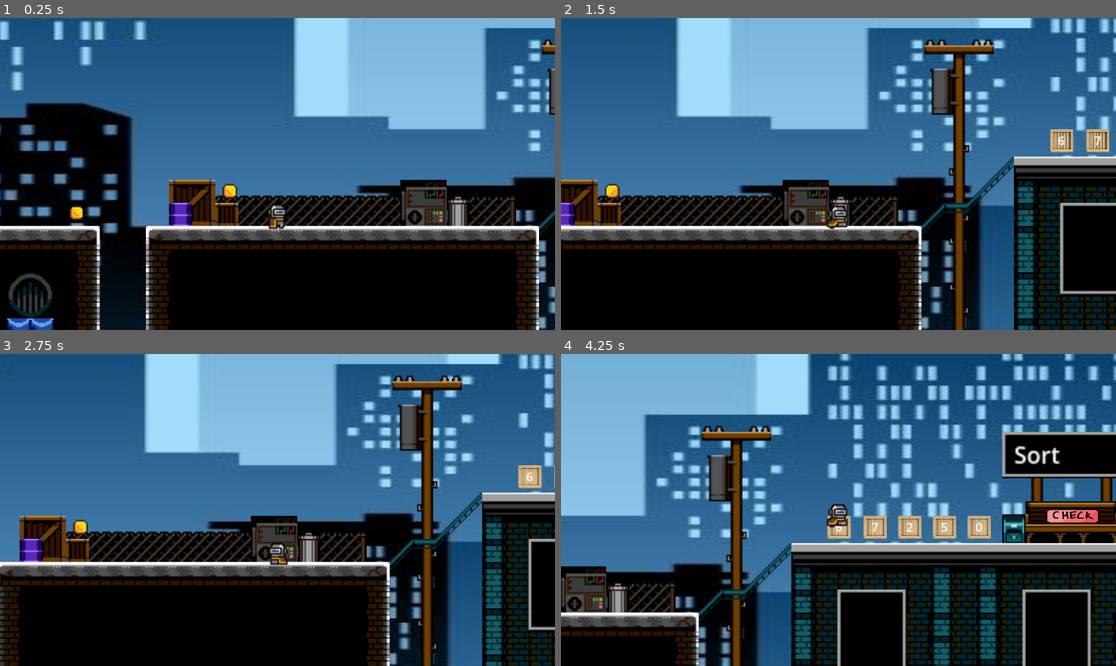
Above: before the commit, frames 1-4 (two rows, left to right).
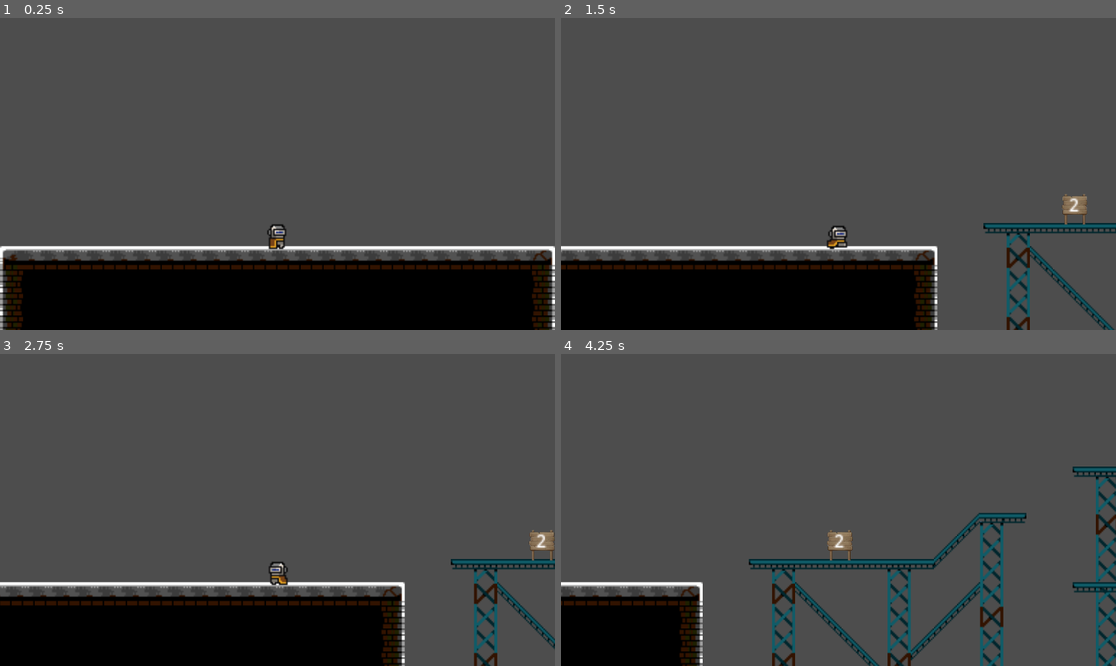
Above: after the commit, the same moments.

Repository: Natr1xon/puzzle_game
Game: Godot game, scene res://scenes/main/main.tscn
Two runs of this game, one before a commit and one after it. Both use one fixed random seed, a clock stepped at 60 frames per second and the inputs below.
Inputs:
- Up to frame 1 (0.25 s): no input
- Up to frame 2 (1.5 s): hold D (move_right) from 0.53 s (still down); tap E (interact) at 0.6, 1.35 s; tap Space (jump) at 0.77 s
- Up to frame 3 (2.75 s): tap Space (jump) at 1.52 s; release D (move_right) at 2.03 s; hold A (move_left) from 2.03 s (still down); tap E (interact) at 2.1 s
- Up to frame 4 (4.25 s): release A (move_left) at 2.78 s; hold D (move_right) from 2.78 s (still down); tap E (interact) at 2.85, 3.6 s; tap Space (jump) at 3.02, 3.77 s

The runs differ from the first frame. In frame 1, 80% of the frame differs, in the area x 0-100%, y 0-100%; in frame 2, 83%; in frame 3, 83%; in frame 4, 95%.

Commit message:
add sum value to graph level

Diff:
--- a/scenes/levels/level_01.tscn
+++ b/scenes/levels/level_01.tscn
@@ -1,11 +1,11 @@
 [gd_scene format=4 uid="uid://csaqxsulvx3u3"]
 
-[ext_resource type="Script" uid="uid://cbv8ucayt3g80" path="res://scripts/input_handler.gd" id="1_2djvx"]
+[ext_resource type="Script" uid="uid://cbv8ucayt3g80" path="res://scripts/level_01/input_handler_1.gd" id="1_2djvx"]
 [ext_resource type="PackedScene" uid="uid://d1n18f7d7hqr2" path="res://scenes/objects/coin.tscn" id="2_r72dd"]
-[ext_resource type="Script" uid="uid://bpi7jvc4hd0hl" path="res://scripts/level_logic.gd" id="2_uvc87"]
+[ext_resource type="Script" uid="uid://bpi7jvc4hd0hl" path="res://scripts/level_01/level_logic_1.gd" id="2_uvc87"]
 [ext_resource type="PackedScene" uid="uid://chs3ia44ls6on" path="res://scenes/objects/puzzle_object.tscn" id="3_qdh5e"]
 [ext_resource type="PackedScene" uid="uid://b617fba8fvuvo" path="res://scenes/player/player.tscn" id="4_uvc87"]
-[ext_resource type="Script" uid="uid://vhrikkdvirs3" path="res://scripts/check_button.gd" id="5_qdh5e"]
+[ext_resource type="Script" uid="uid://vhrikkdvirs3" path="res://scripts/level_01/check_button.gd" id="5_qdh5e"]
 [ext_resource type="Texture2D" uid="uid://8tnd84iqcm6f" path="res://assets/sprites/city/Assets_City.png" id="6_1ey3t"]
 [ext_resource type="Texture2D" uid="uid://7uq5jajupo7n" path="res://assets/sprites/button/button.png" id="6_50wog"]
 [ext_resource type="PackedScene" uid="uid://cf043gxy2xtfm" path="res://scenes/kill_zone.tscn" id="7_kfebt"]
@@ -431,9 +431,13 @@
 5:11/0 = 0
 4:11/0 = 0
 4:7/0 = 0
+4:7/0/physics_layer_0/polygon_0/points = PackedVector2Array(-8, -8, 8, -8, 8, -2.8263521, -8, -3.2374573)
+4:7/0/physics_layer_0/polygon_0/one_way = true
 4:8/0 = 0
 5:8/0 = 0
 5:7/0 = 0
+5:7/0/physics_layer_0/polygon_0/points = PackedVector2Array(-8, -8, 8, -8, 8, -2.8263521, -8, -3.2374573)
+5:7/0/physics_layer_0/polygon_0/one_way = true
 5:3/0 = 0
 5:4/0 = 0
 14:5/0 = 0
--- a/scenes/levels/level_02.tscn
+++ b/scenes/levels/level_02.tscn
@@ -1,11 +1,19 @@
 [gd_scene format=4 uid="uid://rhekrcx6c3sk"]
 
 [ext_resource type="PackedScene" uid="uid://cf043gxy2xtfm" path="res://scenes/kill_zone.tscn" id="2_3acmf"]
+[ext_resource type="Script" uid="uid://butwwa1httray" path="res://scripts/level_2/input_handler_2.gd" id="3_3acmf"]
+[ext_resource type="Script" uid="uid://dkeusvrfxyf0x" path="res://scripts/level_2/level_logic_2.gd" id="3_a3l5x"]
 [ext_resource type="Texture2D" uid="uid://8tnd84iqcm6f" path="res://assets/sprites/city/Assets_City.png" id="3_c5o3r"]
+[ext_resource type="Script" uid="uid://vhrikkdvirs3" path="res://scripts/level_01/check_button.gd" id="3_c6rld"]
 [ext_resource type="PackedScene" uid="uid://b617fba8fvuvo" path="res://scenes/player/player.tscn" id="3_yjjx0"]
+[ext_resource type="Texture2D" uid="uid://7uq5jajupo7n" path="res://assets/sprites/button/button.png" id="4_yklhy"]
+[ext_resource type="PackedScene" uid="uid://tycds1sjjvs5" path="res://scenes/objects/graph_node.tscn" id="7_ppbiy"]
 
 [sub_resource type="WorldBoundaryShape2D" id="WorldBoundaryShape2D_a3l5x"]
 distance = -45.0
+
+[sub_resource type="RectangleShape2D" id="RectangleShape2D_o4ql5"]
+size = Vector2(43, 20)
 
 [sub_resource type="TileSetAtlasSource" id="TileSetAtlasSource_c5o3r"]
 texture = ExtResource("3_c5o3r")
@@ -447,9 +455,79 @@
 [node name="Player" parent="." unique_id=1634076529 instance=ExtResource("3_yjjx0")]
 position = Vector2(0, -25)
 
+[node name="CheckButton" type="Node2D" parent="." unique_id=516063093]
+position = Vector2(1494, -182)
+script = ExtResource("3_c6rld")
+
+[node name="Sprite2D" type="Sprite2D" parent="CheckButton" unique_id=162455679]
+position = Vector2(-52, 102)
+scale = Vector2(0.11304346, 0.07968751)
+texture = ExtResource("4_yklhy")
+
+[node name="Area2D" type="Area2D" parent="CheckButton" unique_id=1195288178]
+position = Vector2(-37, 102)
+
+[node name="CollisionShape2D" type="CollisionShape2D" parent="CheckButton/Area2D" unique_id=519644301]
+position = Vector2(-15, -1)
+shape = SubResource("RectangleShape2D_o4ql5")
+
+[node name="NodeContainer" type="Node2D" parent="." unique_id=1502880504]
+position = Vector2(1494, -182)
+
+[node name="GraphNode" parent="NodeContainer" unique_id=944334433 node_paths=PackedStringArray("connected_nodes") instance=ExtResource("7_ppbiy")]
+light_mask = 2
+visibility_layer = 2
+position = Vector2(-1207, 157)
+node_value = 6
+connected_nodes = [NodePath("../GraphNode2"), NodePath("../GraphNode3")]
+
+[node name="GraphNode2" parent="NodeContainer" unique_id=685739583 node_paths=PackedStringArray("connected_nodes") instance=ExtResource("7_ppbiy")]
+position = Vector2(-989, 91)
+node_value = 6
+connected_nodes = [NodePath("../GraphNode4"), NodePath("../GraphNode5"), NodePath("../GraphNode6")]
+
+[node name="GraphNode3" parent="NodeContainer" unique_id=237013831 node_paths=PackedStringArray("connected_nodes") instance=ExtResource("7_ppbiy")]
+position = Vector2(-989, 174)
+node_value = 4
+connected_nodes = [NodePath("../GraphNode4"), NodePath("../GraphNode5"), NodePath("../GraphNode6")]
+
+[node name="GraphNode4" parent="NodeContainer" unique_id=629934482 node_paths=PackedStringArray("connected_nodes") instance=ExtResource("7_ppbiy")]
+position = Vector2(-860, 45)
+connected_nodes = [NodePath("../GraphNode7"), NodePath("../GraphNode8")]
+
+[node name="GraphNode5" parent="NodeContainer" unique_id=1897860538 node_paths=PackedStringArray("connected_nodes") instance=ExtResource("7_ppbiy")]
+position = Vector2(-814, 107)
+connected_nodes = [NodePath("../GraphNode7"), NodePath("../GraphNode8")]
+
+[node name="GraphNode6" parent="NodeContainer" unique_id=494715945 node_paths=PackedStringArray("connected_nodes") instance=ExtResource("7_ppbiy")]
+position = Vector2(-796, 171)
+connected_nodes = [NodePath("../GraphNode7"), NodePath("../GraphNode8")]
+
+[node name="GraphNode7" parent="NodeContainer" unique_id=205378113 node_paths=PackedStringArray("connected_nodes") instance=ExtResource("7_ppbiy")]
+position = Vector2(-630, 77)
+connected_nodes = [NodePath("../GraphNode9"), NodePath("../GraphNode10"), NodePath("../GraphNode11"), NodePath("../GraphNode12")]
+
+[node name="GraphNode8" parent="NodeContainer" unique_id=121794748 node_paths=PackedStringArray("connected_nodes") instance=ExtResource("7_ppbiy")]
+position = Vector2(-627, 142)
+connected_nodes = [NodePath("../GraphNode9"), NodePath("../GraphNode10"), NodePath("../GraphNode11"), NodePath("../GraphNode12")]
+
+[node name="GraphNode9" parent="NodeContainer" unique_id=1289018096 instance=ExtResource("7_ppbiy")]
+position = Vector2(-305, -21)
+
+[node name="GraphNode10" parent="NodeContainer" unique_id=1725450669 instance=ExtResource("7_ppbiy")]
+position = Vector2(-447, 45)
+
+[node name="GraphNode11" parent="NodeContainer" unique_id=1822634956 instance=ExtResource("7_ppbiy")]
+position = Vector2(-462, 107)
+
+[node name="GraphNode12" parent="NodeContainer" unique_id=167041425 instance=ExtResource("7_ppbiy")]
+position = Vector2(-344, 174)
+
 [node name="LevelLogic" type="Node2D" parent="." unique_id=1163777651]
+script = ExtResource("3_a3l5x")
 
 [node name="InputHandler" type="Node2D" parent="." unique_id=1364261457]
+script = ExtResource("3_3acmf")
 
 [node name="Background" type="TileMapLayer" parent="." unique_id=656803696]
 z_index = -1
--- /dev/null
+++ b/scenes/objects/graph_node.tscn
@@ -0,0 +1,26 @@
+[gd_scene format=3 uid="uid://tycds1sjjvs5"]
+
+[ext_resource type="Script" uid="uid://bn2lemyhfth65" path="res://scripts/level_2/graph_node.gd" id="1_mcw87"]
+[ext_resource type="Texture2D" uid="uid://buvj0jioatrwi" path="res://assets/sprites/sign/sign.png" id="2_n33py"]
+
+[sub_resource type="RectangleShape2D" id="RectangleShape2D_atdyy"]
+
+[node name="GraphNode" type="Area2D" unique_id=944334433]
+script = ExtResource("1_mcw87")
+
+[node name="CollisionShape2D" type="CollisionShape2D" parent="." unique_id=1037403798]
+shape = SubResource("RectangleShape2D_atdyy")
+
+[node name="Sprite2D" type="Sprite2D" parent="." unique_id=1808188673]
+position = Vector2(0, -1.0000002)
+scale = Vector2(0.03203125, 0.043068174)
+texture = ExtResource("2_n33py")
+
+[node name="ValueLabel" type="Label" parent="." unique_id=2127719337]
+offset_left = -5.0
+offset_top = -12.0
+offset_right = 5.0
+offset_bottom = 11.0
+theme_override_font_sizes/font_size = 12
+text = "1"
+horizontal_alignment = 1
--- a/scenes/objects/puzzle_object.tscn
+++ b/scenes/objects/puzzle_object.tscn
@@ -1,6 +1,6 @@
 [gd_scene format=3 uid="uid://chs3ia44ls6on"]
 
-[ext_resource type="Script" uid="uid://cfdptn85m3ue8" path="res://scripts/puzzle_object.gd" id="1_072mk"]
+[ext_resource type="Script" uid="uid://cfdptn85m3ue8" path="res://scripts/level_01/puzzle_object.gd" id="1_072mk"]
 [ext_resource type="Texture2D" uid="uid://di4flk0bjrp18" path="res://assets/sprites/puzzle_box/box.jpg" id="2_tvsyx"]
 
 [sub_resource type="RectangleShape2D" id="RectangleShape2D_072mk"]
--- a/scenes/player/player.tscn
+++ b/scenes/player/player.tscn
@@ -176,7 +176,7 @@
 
 [node name="Player" type="CharacterBody2D" unique_id=1634076529]
 z_index = 5
-collision_layer = 2
+collision_layer = 3
 collision_mask = 3
 script = ExtResource("1_g2els")
 
--- a/scripts/check_button.gd
+++ b/scripts/level_01/check_button.gd
@@ -9,4 +9,4 @@
 	scale = Vector2(1, 1)
 
 	var result = get_node("../LevelLogic").check_win()
-	get_node("../LevelLogic").check_answer(result)
+	#get_node("../LevelLogic").check_answer(result)
--- a/scripts/level_logic.gd
+++ b/scripts/level_01/level_logic_1.gd
@@ -13,9 +13,13 @@
 		if child.has_method("set_value"):
 			child.set_value(rng.randi_range(0, 9))
 
-func _on_button_pressed():
-	var result = check_win()
-	check_answer(result)
+	#var result = get_node("../LevelLogic").check_win()
+	#get_node("../LevelLogic").check_answer(result)
+
+#func _on_button_pressed():
+	#print("Lol")
+	#var result = check_win()
+	#check_answer(result)
 
 func get_objects():
 	var result = []
--- /dev/null
+++ b/scripts/level_2/graph_node.gd
@@ -0,0 +1,35 @@
+extends Area2D
+
+@export var node_name: String = "Node"
+@export var node_value: int = 0
+@export var connected_nodes: Array[Node] = []  # соседние узлы
+
+@onready var sprite: Sprite2D = $Sprite2D
+@onready var value_label: Label = $ValueLabel
+
+@export var min_value: int = 1
+@export var max_value: int = 10
+
+signal player_entered(node)
+
+func _ready():
+	node_value = randi_range(min_value, max_value)
+
+	update_display()
+	add_to_group("travel_nodes")
+	body_entered.connect(_on_body_entered)
+
+func update_display():
+	if value_label:
+		value_label.text = str(node_value)
+
+func _on_body_entered(body):
+	if body.name == "Player":
+		player_entered.emit(self)
+
+func get_connections() -> Array:
+	return connected_nodes
+
+func add_value(amount: int):
+	node_value += amount
+	update_display()
--- /dev/null
+++ b/scripts/level_2/input_handler_2.gd
@@ -0,0 +1,11 @@
+extends Node2D
+
+
+# Called when the node enters the scene tree for the first time.
+func _ready() -> void:
+	pass # Replace with function body.
+
+
+# Called every frame. 'delta' is the elapsed time since the previous frame.
+func _process(delta: float) -> void:
+	pass
--- /dev/null
+++ b/scripts/level_2/level_logic_2.gd
@@ -0,0 +1,147 @@
+# Scripts/GraphManager.gd
+extends Node
+
+var current_node = null
+var all_nodes = []
+var total_value: int = 0
+var player_path: Array = []
+
+signal node_reached(node)
+signal travel_failed(reason)
+
+func _ready():
+	randomize()
+	await get_tree().process_frame
+	find_all_nodes()
+
+	for node in all_nodes:
+		if node.has_signal("player_entered"):
+			node.player_entered.connect(_on_player_reached_node)
+
+func find_all_nodes():
+	all_nodes = get_tree().get_nodes_in_group("travel_nodes")
+	print("Найдено узлов: ", all_nodes.size())
+
+func _on_player_reached_node(node):
+	print("🚶 Игрок достиг узла: ", node.node_name)
+
+	var old_node = current_node
+	current_node = node
+
+	# Проверяем переход
+	if old_node and not can_travel(old_node, node):
+		print("❌ Переход невозможен!")
+		current_node = old_node
+		travel_failed.emit("Путь закрыт")
+		return
+
+	# 👉 ДОБАВЛЯЕМ В СУММУ
+	total_value += node.node_value
+	player_path.append(node)
+
+	node_reached.emit(node)
+	print("✅ Текущий узел: ", node.node_name,
+		" (значение: ", node.node_value,
+		") | Общая сумма: ", total_value)
+
+func can_travel(from_node, to_node) -> bool:
+	# Можно перейти только если узлы связаны
+	if from_node == null:
+		return true  # первый узел
+
+	var is_connected = to_node in from_node.connected_nodes
+	if not is_connected:
+		print("⚠️ Узлы ", from_node.node_name, " и ", to_node.node_name, " не связаны!")
+		return false
+
+	# Дополнительные условия (например, нужно иметь определённую сумму)
+	# if from_node.node_value < 5:
+	#     print("⚠️ Нужно набрать 5 очков!")
+	#     return false
+
+	return true
+
+func get_total_value() -> int:
+	return total_value
+
+func reset_total():
+	total_value = 0
+
+func get_current_value() -> int:
+	return current_node.node_value if current_node else 0
+
+func add_to_current_value(amount: int):
+	if current_node:
+		current_node.add_value(amount)
+
+func find_shortest_path(start_node, end_node):
+	var distances = {}
+	var previous = {}
+	var unvisited = []
+
+	# Инициализация
+	for node in all_nodes:
+		distances[node] = INF
+		previous[node] = null
+		unvisited.append(node)
+
+	distances[start_node] = 0
+
+	while unvisited.size() > 0:
+		# Находим узел с минимальной дистанцией
+		var current = unvisited[0]
+		for node in unvisited:
+			if distances[node] < distances[current]:
+				current = node
+
+		# Если дошли до цели — выходим
+		if current == end_node:
+			break
+
+		unvisited.erase(current)
+
+		# Проверяем соседей
+		for neighbor in current.connected_nodes:
+			var new_dist = distances[current] + neighbor.node_value
+
+			if new_dist < distances[neighbor]:
+				distances[neighbor] = new_dist
+				previous[neighbor] = current
+
+	# Восстанавливаем путь
+	var path = []
+	var current = end_node
+
+	while current != null:
+		path.insert(0, current)
+		current = previous[current]
+
+	return path
+
+func calculate_path_cost(path: Array) -> int:
+	var sum = 0
+	for node in path:
+		sum += node.node_value
+	return sum
+
+func compare_with_optimal(start_node, end_node):
+	var optimal_path = find_shortest_path(start_node, end_node)
+
+	var player_cost = calculate_path_cost(player_path)
+	var optimal_cost = calculate_path_cost(optimal_path)
+
+	print("🧍 Путь игрока: ", player_cost)
+	print("🤖 Кратчайший путь: ", optimal_cost)
+
+	if player_cost == optimal_cost:
+		print("🏆 Идеально!")
+	elif player_cost <= optimal_cost * 1.2:
+		print("👍 Почти оптимально")
+	else:
+		print("😬 Можно лучше")
+
+func check_win():
+	compare_with_optimal(player_path[0], player_path[-1])
+
+func check_answer(is_correct: bool):
+	return true
--- a/scripts/main.gd
+++ b/scripts/main.gd
@@ -1,7 +1,7 @@
 extends Node
 
 func _ready():
-	load_level("res://scenes/levels/level_01.tscn")
+	load_level("res://scenes/levels/level_02.tscn")
 	print("MAIN ЗАПУЩЕН")
 
 func load_level(path):
--- a/scripts/player.gd
+++ b/scripts/player.gd
@@ -11,6 +11,7 @@
 @onready var animated_sprite: AnimatedSprite2D = $AnimatedSprite2D
 @onready var input_handler = get_node("../InputHandler")
 @onready var interaction_area = get_node_or_null("InteractionArea")
+
 
 func _ready():
 	floor_max_angle = deg_to_rad(75)
@@ -89,7 +90,8 @@
 
 		if obj != null:
 			print("Выбрал:", obj.name)
-			input_handler.handle_interact(obj)
+			if input_handler and input_handler.has_method("handle_interact"):
+				input_handler.handle_interact(obj)
 			return
 
 	print("PuzzleObject не найден")
Binary file added: assets/sprites/sign/sign.png
Not shown, added: assets/sprites/sign/sign.png.import
Renamed: scripts/check_button.gd.uid -> scripts/level_01/check_button.gd.uid
Renamed: scripts/input_handler.gd -> scripts/level_01/input_handler_1.gd
Renamed: scripts/input_handler.gd.uid -> scripts/level_01/input_handler_1.gd.uid
Renamed: scripts/level_logic.gd.uid -> scripts/level_01/level_logic_1.gd.uid
Renamed: scripts/puzzle_object.gd -> scripts/level_01/puzzle_object.gd
Renamed: scripts/puzzle_object.gd.uid -> scripts/level_01/puzzle_object.gd.uid
Not shown, added: scripts/level_2/graph_node.gd.uid
Not shown, added: scripts/level_2/input_handler_2.gd.uid
Not shown, added: scripts/level_2/level_logic_2.gd.uid
